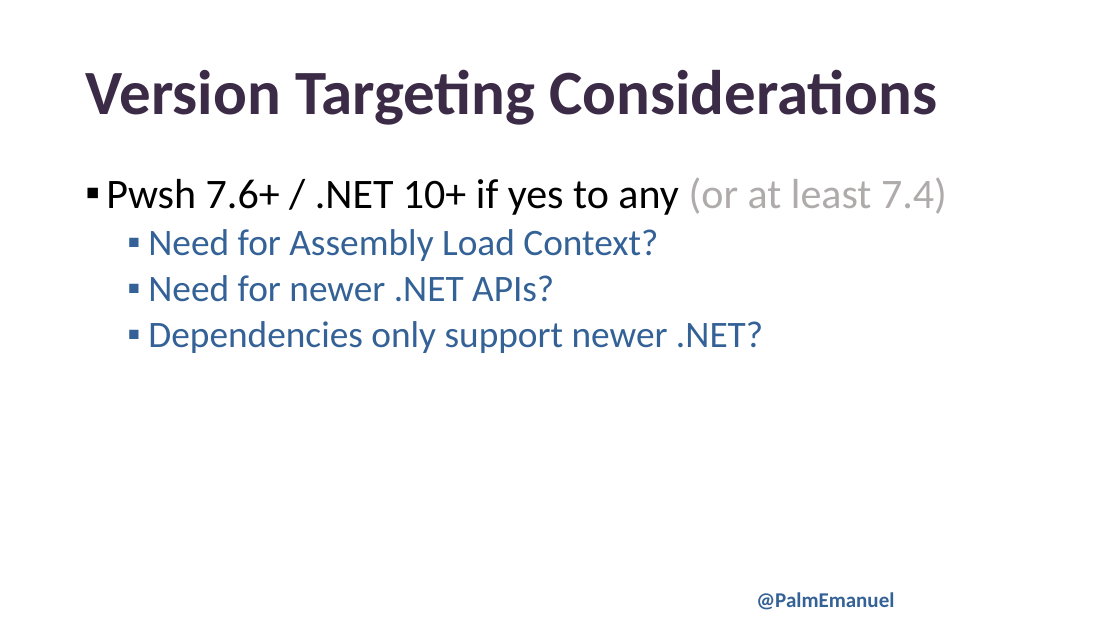
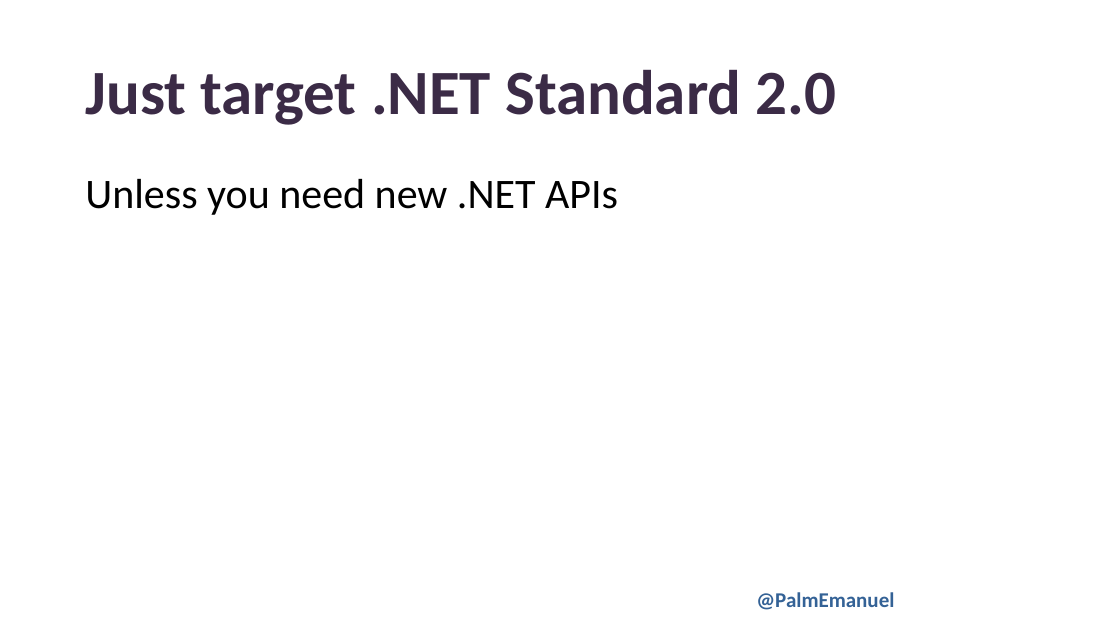
Before and after one commit to PalmEmanuel/PSConfEU, a slide deck: slide 16 of 2026/OpenSourceModulesInCSharp/PSCONFEU26_EmanuelPalm_OpenSourceModulesInCSharp.pptx. Drawn at 1120x630 pixels with LibreOffice and Linux fonts; fonts in the diff are those of the drawing; background and template pictures are left out. Boxes give left, top, right and bottom in pixels: in the first picture for what was removed or moved away, otherwise in the second. Text is boxed around its words. In the diff, an @@ line names an element or a change of style, - is before the commit and + after.

```diff
--- a/2026/OpenSourceModulesInCSharp/PSCONFEU26_EmanuelPalm_OpenSourceModulesInCSharp.pptx
+++ b/2026/OpenSourceModulesInCSharp/PSCONFEU26_EmanuelPalm_OpenSourceModulesInCSharp.pptx
@@ title at bbox=[85, 69, 837, 125]: text changed @@
-Version Targeting Considerations
+Just target .NET Standard 2.0
@@ text at bbox=[85, 179, 618, 215]: text changed; size 32 to 36 pt; text colour #346297 to #000000 @@
-▪ Pwsh 7.6+ / .NET 10+ if yes to any (or at least 7.4)
-  ▪ Need for Assembly Load Context?
-  ▪ Need for newer .NET APIs?
-  ▪ Dependencies only support newer .NET?
+Unless you need new .NET APIs
```
Also in this commit, not shown: 3 other slides changed, 2 slides added, 1 slide removed, 1 other file.
